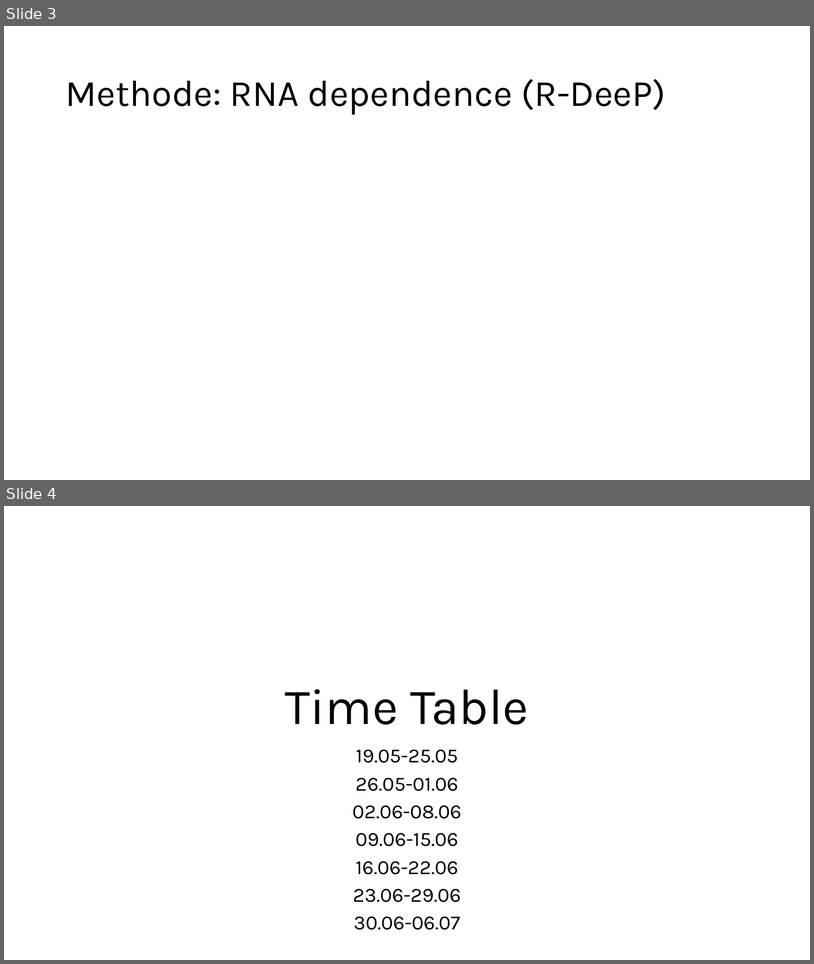
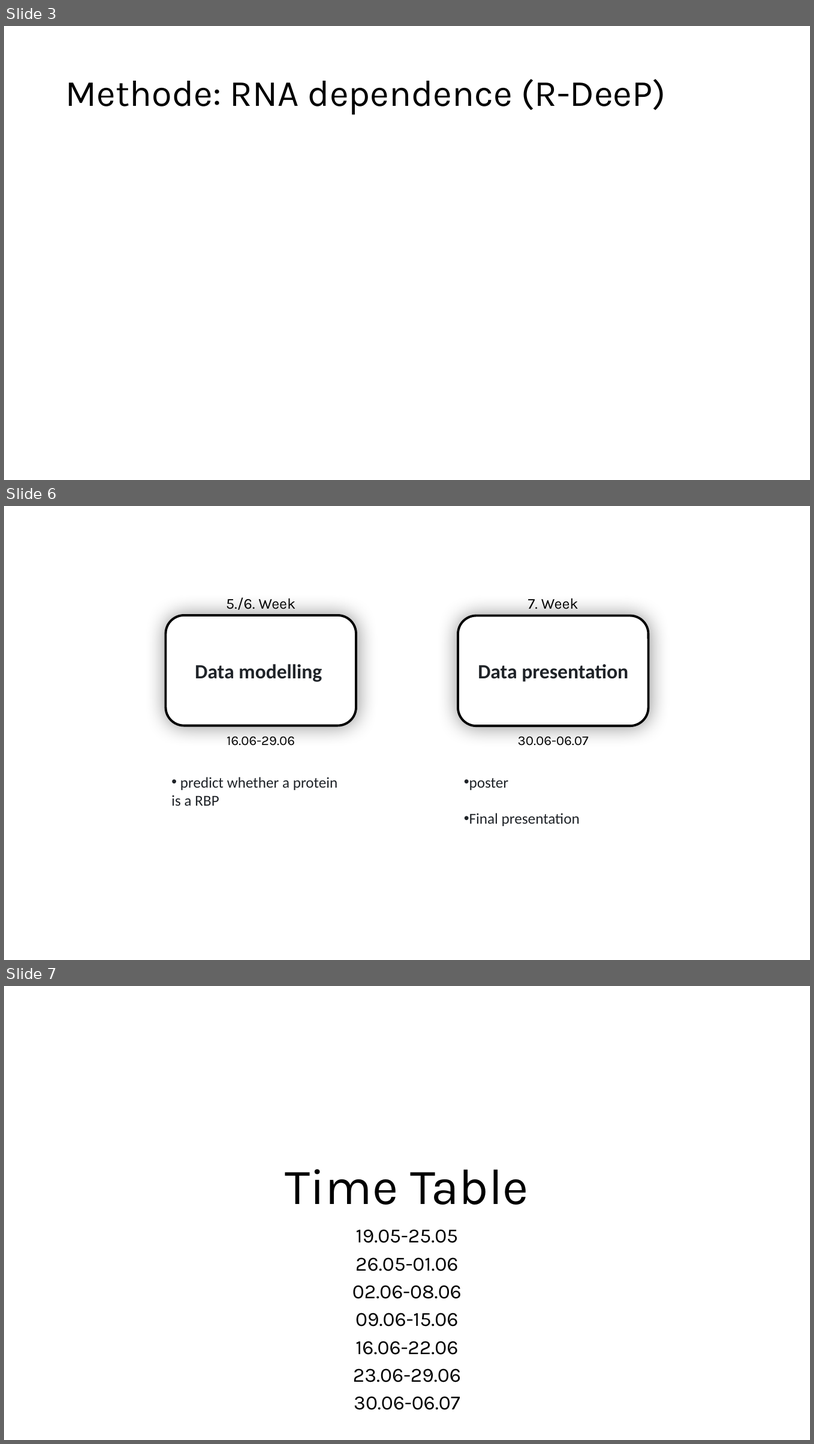
Before and after one commit to MichelaPozzi/2025-topic-03-group-01, a slide deck: Project Proposal Ben.pptx. Shown one above the other, each under a label of ours: slides 3 and 4 before the commit, slides 3, 6 and 7 after it; the slides between them are not shown. The pictures are 814x964 and 814x1444 pixels, drawn with LibreOffice and Linux fonts; fonts in the diff are those of the drawing. Boxes give left, top, right and bottom in pixels: in the first picture for what was removed or moved away, otherwise in the second. Text is boxed around its words. In the diff, an @@ line names an element or a change of style, - is before the commit and + after.

```diff
--- a/Project Proposal Ben.pptx
+++ b/Project Proposal Ben.pptx
@@ slide 6 added at <box>4,506,810,960</box>, background #FFFFFF @@
@@ text added at <box>226,597,296,610</box>, 18 pt, text #000000 @@
+5./6. Week
@@ text added at <box>528,598,579,609</box>, 18 pt, text #000000 @@
+7. Week
@@ rounded rectangle added at <box>165,615,356,726</box>, fill #FFFFFF, outline #000000 2.75 pt, 24 pt, text #1F2328, bold @@
+Data modelling
@@ rounded rectangle added at <box>458,615,649,726</box>, fill #FFFFFF, outline #000000 2.75 pt, 24 pt, text #1F2328, bold @@
+Data presentation
@@ text added at <box>227,736,295,745</box>, 16 pt, text #000000 @@
+16.06-29.06
@@ text added at <box>518,736,589,745</box>, 16 pt, text #000000 @@
+30.06-06.07
@@ text added at <box>171,777,338,805</box>, 18 pt, text #1F2328 @@
+• predict whether a protein is a RBP
@@ text added at <box>470,778,580,826</box>, 18 pt, text #1F2328 @@
+• poster
+• Final presentation
@@ what was slide 4 is now slide 7 @@
```
Also in this commit, not shown: 1 slide changed, 1 other slide added, 3 other files.
